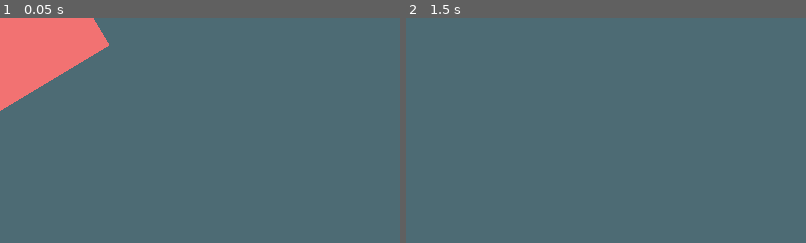
Above: before the commit, frames 1-2 (left to right).
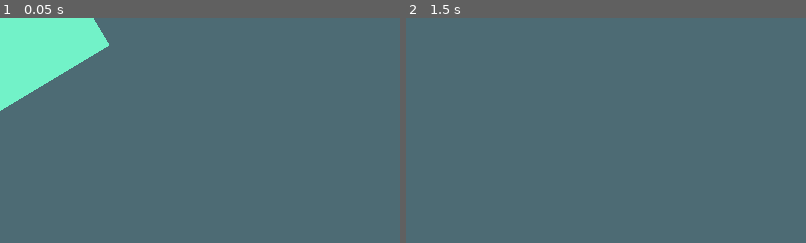
Above: after the commit, the same moments.

Repository: BeatMil/Animurun
Game: Godot game, scene res://nodes/tank_bomb.tscn
Two runs of this game, one before a commit and one after it. Both use one fixed random seed, a clock stepped at 60 frames per second and the inputs below. This scene is started directly instead of the project's main scene.
Inputs:
- Up to frame 1 (0.05 s): no input
- Up to frame 2 (1.5 s): tap Enter at 0.5 s; hold L (attack) 0.53-1.28 s; hold D (move_right) from 0.53 s (still down); tap Space (jump) at 0.77, 1.25 s; tap J (block) at 1.35 s
The pictures show only the part of the screen within x 0-50%, y 0-50%; the shares and areas given below are measured in that part.

The runs differ from the first frame. In frame 1, 7.1% of the frame differs, in the area x 0-28%, y 0-42%; in frame 2, nothing differs.

Commit message:
Change tank_bomb color to blue instead of red
Player would know that you can dodge it

Diff:
--- a/nodes/tank_bomb.tscn
+++ b/nodes/tank_bomb.tscn
@@ -17,6 +17,18 @@
 "transitions": PackedFloat32Array(1),
 "update": 0,
 "values": [Color(1, 1, 1, 1)]
+}
+tracks/1/type = "value"
+tracks/1/imported = false
+tracks/1/enabled = true
+tracks/1/path = NodePath("Polygon2D:color")
+tracks/1/interp = 1
+tracks/1/loop_wrap = true
+tracks/1/keys = {
+"times": PackedFloat32Array(0),
+"transitions": PackedFloat32Array(1),
+"update": 0,
+"values": [Color(0.45098, 0.952941, 0.635294, 1)]
 }
 
 [sub_resource type="Animation" id="Animation_602ly"]
@@ -51,6 +63,7 @@
 
 [sub_resource type="Animation" id="Animation_l0i6w"]
 resource_name = "go"
+length = 2.0
 tracks/0/type = "audio"
 tracks/0/imported = false
 tracks/0/enabled = true
@@ -66,6 +79,18 @@
 "times": PackedFloat32Array(0)
 }
 tracks/0/use_blend = true
+tracks/1/type = "value"
+tracks/1/imported = false
+tracks/1/enabled = true
+tracks/1/path = NodePath("Polygon2D:color")
+tracks/1/interp = 1
+tracks/1/loop_wrap = true
+tracks/1/keys = {
+"times": PackedFloat32Array(0, 0.1, 0.2, 0.3, 0.4, 0.5, 0.6, 0.7, 0.8, 0.9, 1, 1.1, 1.2, 1.3, 1.4, 1.5, 1.6, 1.7, 1.8, 1.9, 2, 2.1, 2.2, 2.3),
+"transitions": PackedFloat32Array(1, 1, 1, 1, 1, 1, 1, 1, 1, 1, 1, 1, 1, 1, 1, 1, 1, 1, 1, 1, 1, 1, 1, 1),
+"update": 0,
+"values": [Color(0.45098, 0.952941, 0.635294, 1), Color(0.45098, 0.952941, 0.941176, 1), Color(0.45098, 0.541176, 0.952941, 1), Color(0.45098, 0.952941, 0.635294, 1), Color(0.45098, 0.952941, 0.941176, 1), Color(0.45098, 0.541176, 0.952941, 1), Color(0.45098, 0.952941, 0.635294, 1), Color(0.45098, 0.952941, 0.941176, 1), Color(0.45098, 0.541176, 0.952941, 1), Color(0.45098, 0.952941, 0.635294, 1), Color(0.45098, 0.952941, 0.941176, 1), Color(0.45098, 0.541176, 0.952941, 1), Color(0.45098, 0.952941, 0.635294, 1), Color(0.45098, 0.952941, 0.941176, 1), Color(0.45098, 0.541176, 0.952941, 1), Color(0.45098, 0.952941, 0.635294, 1), Color(0.45098, 0.952941, 0.941176, 1), Color(0.45098, 0.541176, 0.952941, 1), Color(0.45098, 0.952941, 0.635294, 1), Color(0.45098, 0.952941, 0.941176, 1), Color(0.45098, 0.541176, 0.952941, 1), Color(0.45098, 0.952941, 0.635294, 1), Color(0.45098, 0.952941, 0.941176, 1), Color(0.45098, 0.541176, 0.952941, 1)]
+}
 
 [sub_resource type="AnimationLibrary" id="AnimationLibrary_pld70"]
 _data = {
@@ -91,7 +116,7 @@
 position = Vector2(-0.1875, 0)
 rotation = -2.35225
 scale = Vector2(0.773438, 0.727273)
-color = Color(0.952941, 0.45098, 0.45098, 1)
+color = Color(0.45098, 0.952941, 0.635294, 1)
 polygon = PackedVector2Array(-248, -264, 0.242424, -528, 248.485, -264, 248.485, 264, -248, 264)
 
 [node name="VisibleOnScreenNotifier2D" type="VisibleOnScreenNotifier2D" parent="."]
